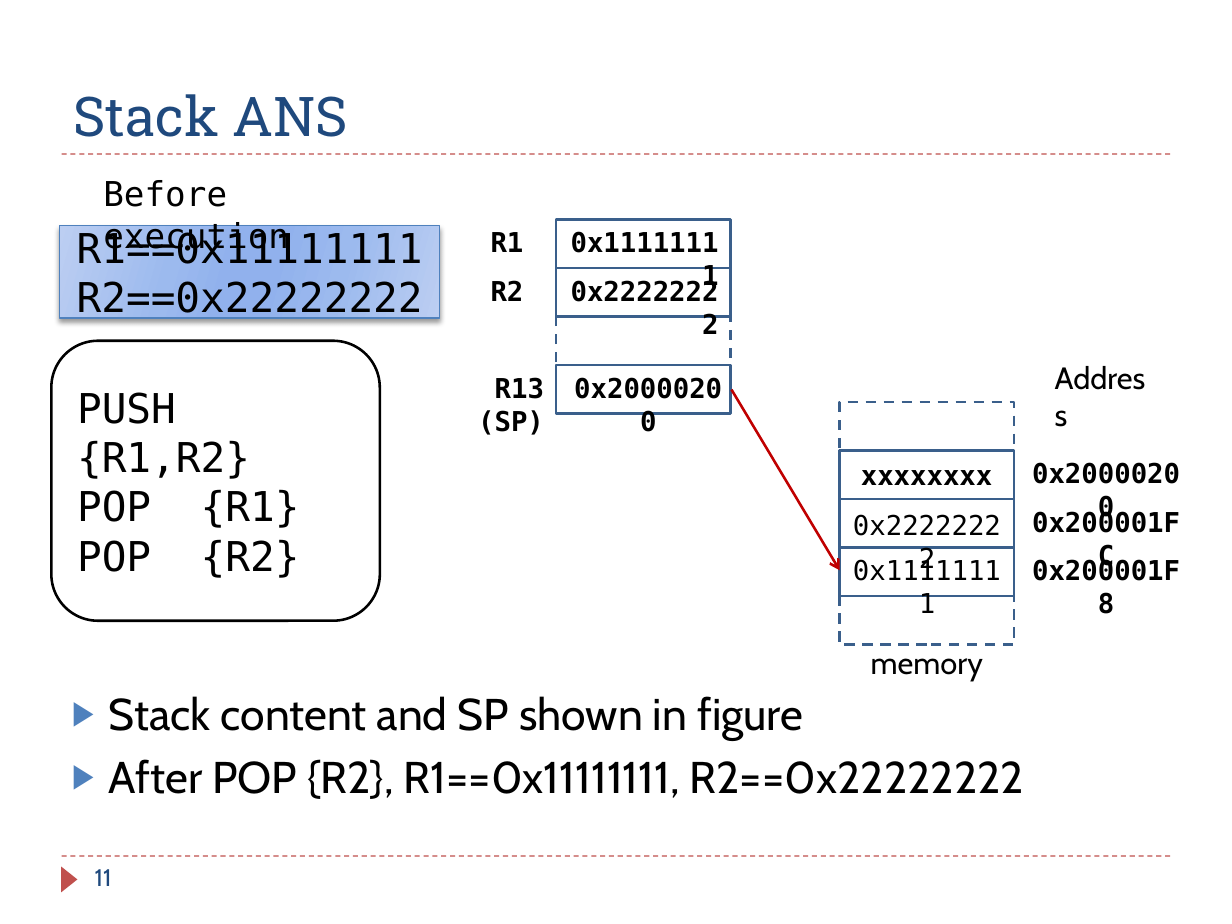
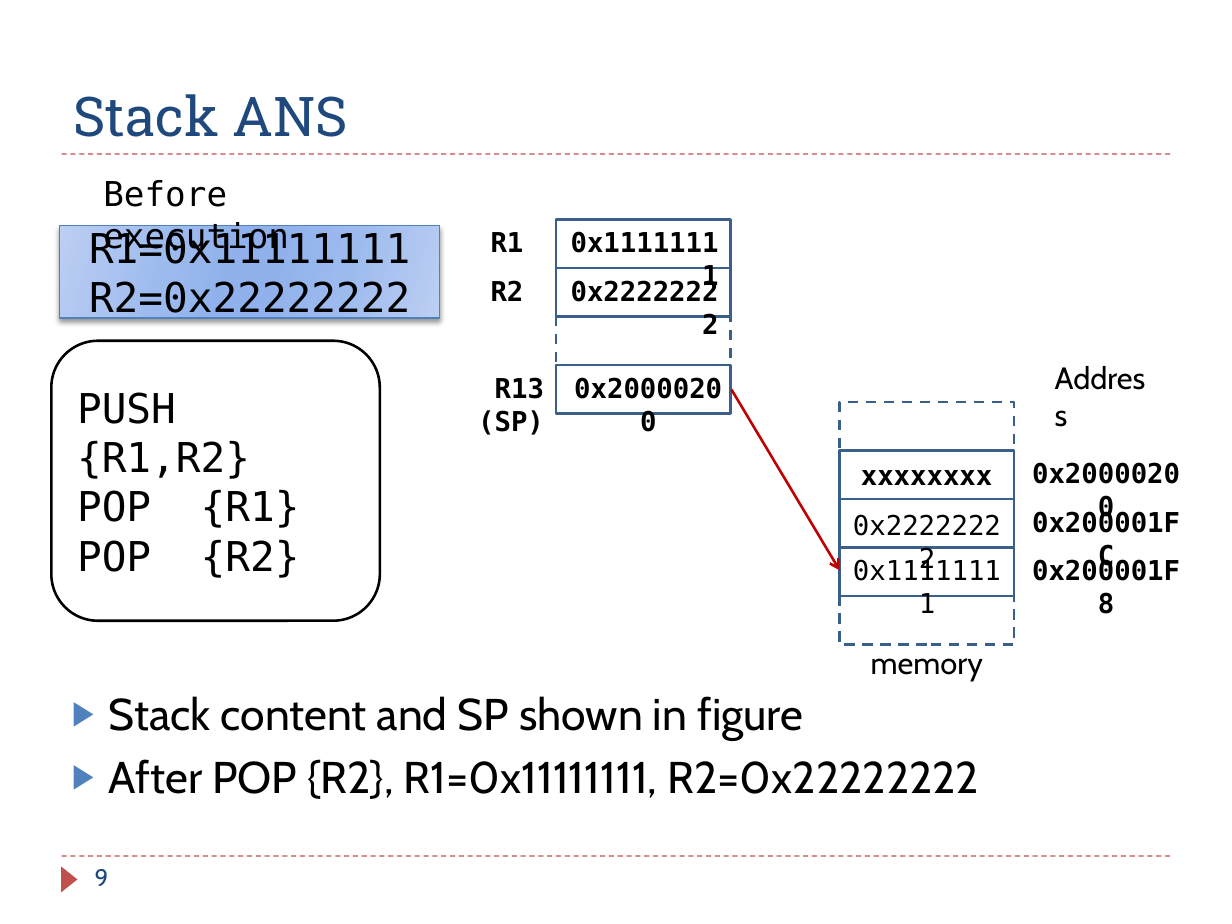
Before and after one commit to guhofstra/CSC111Fa25, a slide deck: slide 9 of PPTs/Ch8_ARM_Subroutines_Exercises ANS.pptx (slide 11 before the commit). Drawn at 1232x924 pixels with LibreOffice and Linux fonts; fonts in the diff are those of the drawing. Boxes give left, top, right and bottom in pixels: in the first picture for what was removed or moved away, otherwise in the second. Text is boxed around its words. In the diff, an @@ line names an element or a change of style, - is before the commit and + after.

```diff
--- a/PPTs/Ch8_ARM_Subroutines_Exercises ANS.pptx
+++ b/PPTs/Ch8_ARM_Subroutines_Exercises ANS.pptx
@@ text in rectangle at [89, 230, 410, 322]: text changed @@
-R1==0x11111111
-R2==0x22222222
+R1=0x11111111
+R2=0x22222222
@@ text at [109, 759, 979, 799]: text changed @@
-▶ After POP {R2}, R1==0x11111111, R2==0x22222222
+▶ After POP {R2}, R1=0x11111111, R2=0x22222222
@@ page number at [95, 869, 109, 886]: text changed @@
-11
+9
```
Also in this commit, not shown: 7 other slides changed, 2 slides added, 2 slides removed, 8 other files.
